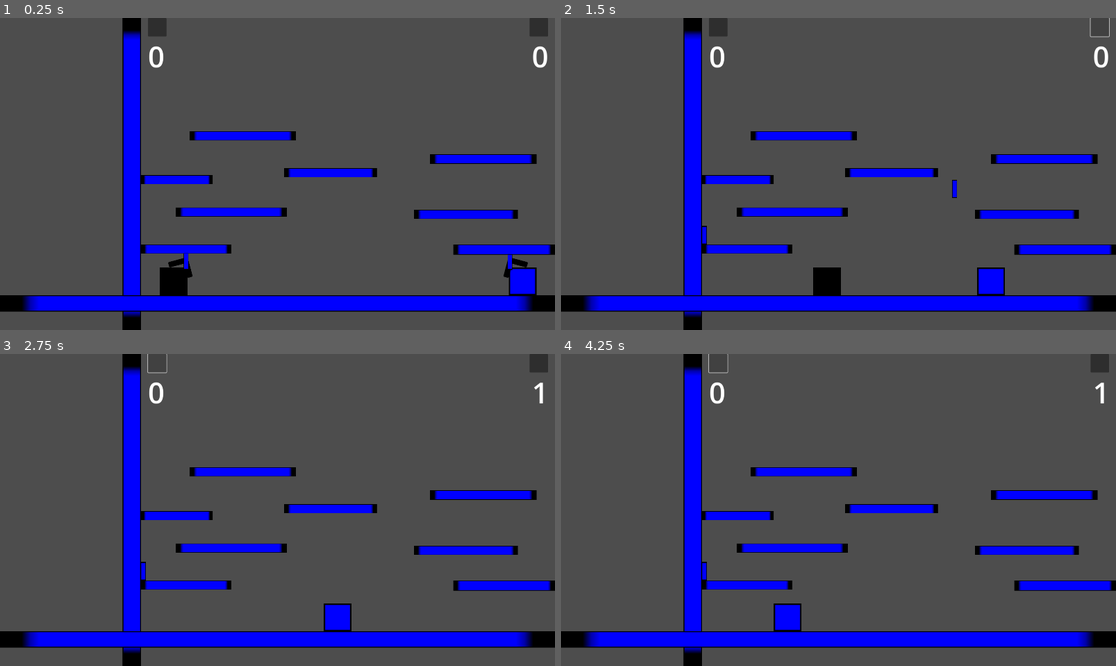
Above: before the commit, frames 1-4 (two rows, left to right).
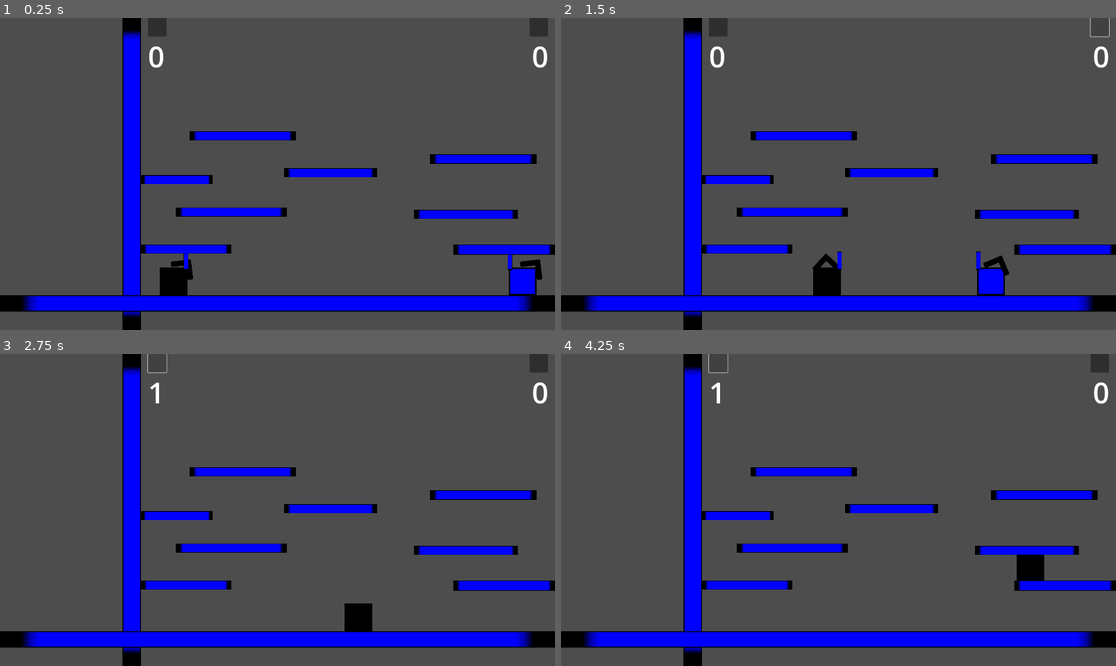
Above: after the commit, the same moments.

Repository: ra314/micro-swords
Game: Godot game, scene res://Main.tscn
Same seed, same stepped clock (60 frames per second), same inputs: the game is played once before the commit and once after it.
Inputs (mouse positions are in pixels of both pictures, inside the frame that each line leads up to):
- Up to frame 1 (0.25 s): no input
- Up to frame 2 (1.5 s): click (716, 27) at 0.5 s; click (1099, 27) at 1.25 s
- Up to frame 3 (2.75 s): click (155, 363) at 2 s
- Up to frame 4 (4.25 s): click (1099, 363) at 2.75 s; click (716, 363) at 3.5 s

The runs differ from the first frame. In frame 1, 0.2% of the frame differs, in the area x 30-98%, y 77-84%; in frame 2, 0.4%; in frame 3, 1.0%; in frame 4, 1.2%, in the area x 25-99%, y 8-89%.

Commit message:
Added smoother arrow flipping behaviour.

Diff:
--- a/Swordsman.gd
+++ b/Swordsman.gd
@@ -9,7 +9,7 @@
 const MAX_ROT_RANGE_DEG := 120
 const ROT_SPEED := 4
 var rot_deg := 0
-var rotating_upwards := true
+var rotating_clockwise := true
 
 # Get the gravity from the project settings to be synced with RigidBody nodes.
 @export var direction: ENUMS.DIRECTION
@@ -29,11 +29,13 @@
 			modulate = Color(0, 0, 0, 1)
 			set_collision_layer_value(2, true)
 			set_collision_mask_value(1, true)
+			rotating_clockwise = false
 		ENUMS.SWORDSMAN.BLUE:
 			name = "Blue"
 			position = Vector2(1824, 864)
 			set_collision_layer_value(3, true)
 			set_collision_mask_value(1, true)
+			rot_deg = -180
 		_:
 			assert(false)
 	return self
@@ -42,26 +44,37 @@
 func _ready():
 	root = get_parent()
 	scale = Vector2(1.5, 1.5)
-	update_arrow_rotation()
 	update_held_sword_location(root.get_sword(held_item))
 #	debug_orig_y = position.y
 
-func update_arrow_rotation():
-	match direction:
-		ENUMS.DIRECTION.RIGHT:
-			$Arrow.rotation_degrees = -rot_deg
-		ENUMS.DIRECTION.LEFT:
-			$Arrow.rotation_degrees = -180+rot_deg
-		_:
-			assert(false)
+func flip_rotation():
+	rotating_clockwise = not rotating_clockwise
 
 func rotate_arrow():
-	if rotating_upwards:
+	if rotating_clockwise:
 		rot_deg += ROT_SPEED
 	else:
 		rot_deg -= ROT_SPEED
-	if rot_deg >= 120 or rot_deg <= 0:
-		rotating_upwards = not rotating_upwards
+	match rotating_clockwise:
+		true:
+			match direction:
+				ENUMS.DIRECTION.RIGHT:
+					if rot_deg >= 0: flip_rotation()
+				ENUMS.DIRECTION.LEFT:
+					if rot_deg >= -60: flip_rotation()
+				_:
+					assert(false)
+		false:
+			match direction:
+				ENUMS.DIRECTION.RIGHT:
+					if rot_deg <= -120: flip_rotation()
+				ENUMS.DIRECTION.LEFT:
+					if rot_deg <= -180: flip_rotation()
+				_:
+					assert(false)
+		_:
+			assert(false)
+	$Arrow.rotation_degrees = rot_deg
 
 func collision_layer():
 	return ConstData.SWORDSMAN_TO_COLLISION_LAYER[swordsman_name]
@@ -82,12 +95,10 @@
 		direction = ENUMS.DIRECTION.RIGHT
 		if held_item != ENUMS.HELD_ITEM.NONE:
 			update_held_sword_location(root.get_sword(held_item))
-		update_arrow_rotation()
 	elif Utils.approx_equal(position.x, 1920-96):
 		direction = ENUMS.DIRECTION.LEFT
 		if held_item != ENUMS.HELD_ITEM.NONE:
 			update_held_sword_location(root.get_sword(held_item))
-		update_arrow_rotation()
 
 	# Set velocity based on direction
 	if direction == ENUMS.DIRECTION.RIGHT:
@@ -100,7 +111,6 @@
 		update_held_sword_location(root.get_sword(held_item))
 		# Rotate the arrow
 		rotate_arrow()
-		update_arrow_rotation()
 #		if rot_deg == 92:
 #			action()
 
